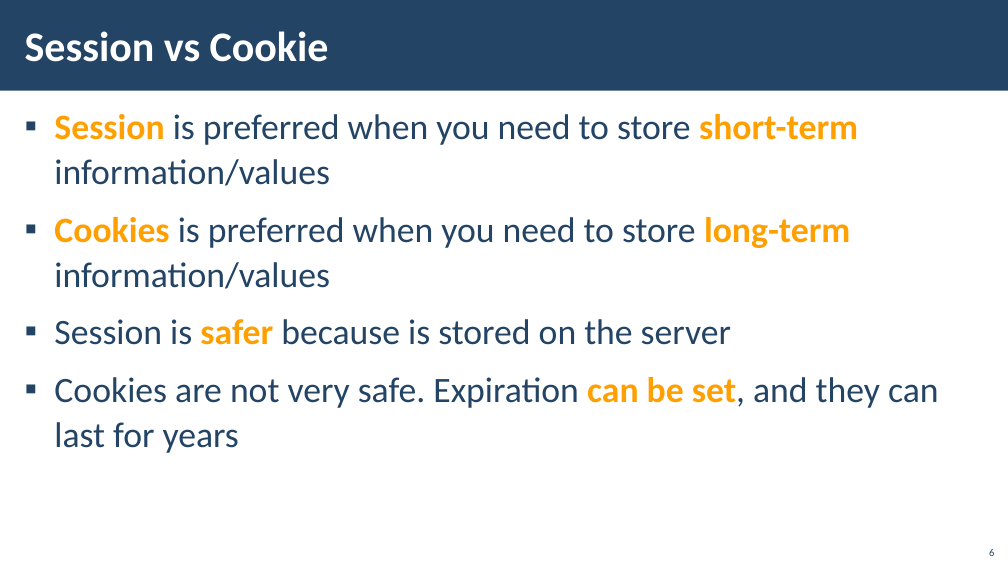
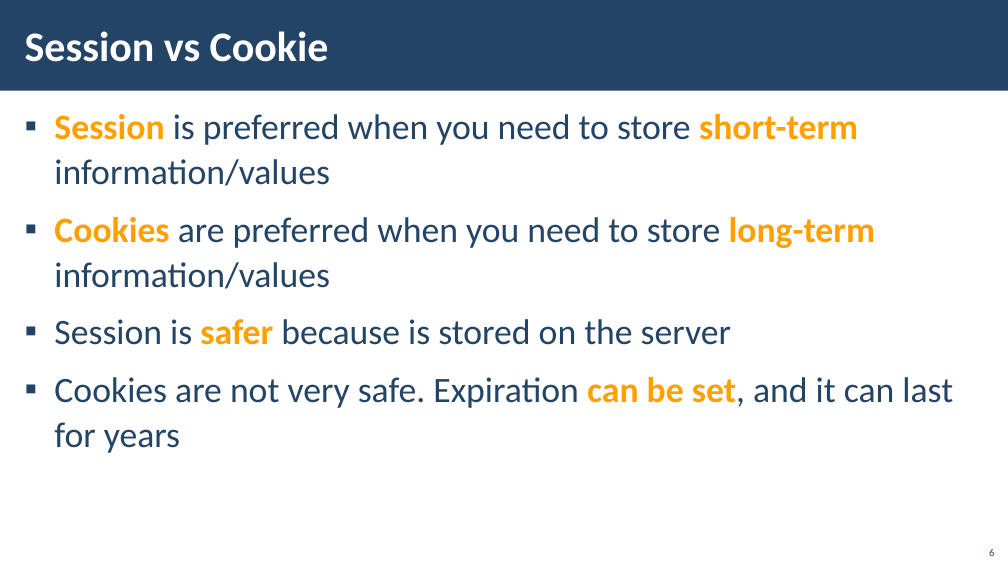
Before and after one commit to ErayErol/Software-University-Courses, a slide deck: slide 6 of 2021.09 - [ JS Back End ]/07 - [ Sessions And Authentication ]/00 - [ Resources ]/Presentation.pptx. Drawn at 1008x567 pixels with LibreOffice and Linux fonts; fonts in the diff are those of the drawing; background and template pictures are left out. Boxes give left, top, right and bottom in pixels: in the first picture for what was removed or moved away, otherwise in the second. Text is boxed around its words. In the diff, an @@ line names an element or a change of style, - is before the commit and + after.

Commit message:
Adding presentation

```diff
--- a/2021.09 - [ JS Back End ]/07 - [ Sessions And Authentication ]/00 - [ Resources ]/Presentation.pptx
+++ b/2021.09 - [ JS Back End ]/07 - [ Sessions And Authentication ]/00 - [ Resources ]/Presentation.pptx
@@ text at bbox=[54, 217, 875, 289]: text changed @@
-▪ Cookies is preferred when you need to store long-term
-  information/values
+▪ Cookies are preferred when you need to store long-term
+  information/values
@@ text at bbox=[54, 377, 953, 453]: text changed @@
-▪ Cookies are not very safe. Expiration can be set, and they can last for years
+▪ Cookies are not very safe. Expiration can be set, and it can last for years
```
Also in this commit, not shown: 4 other slides changed, 2 slides added, 38 other files.
